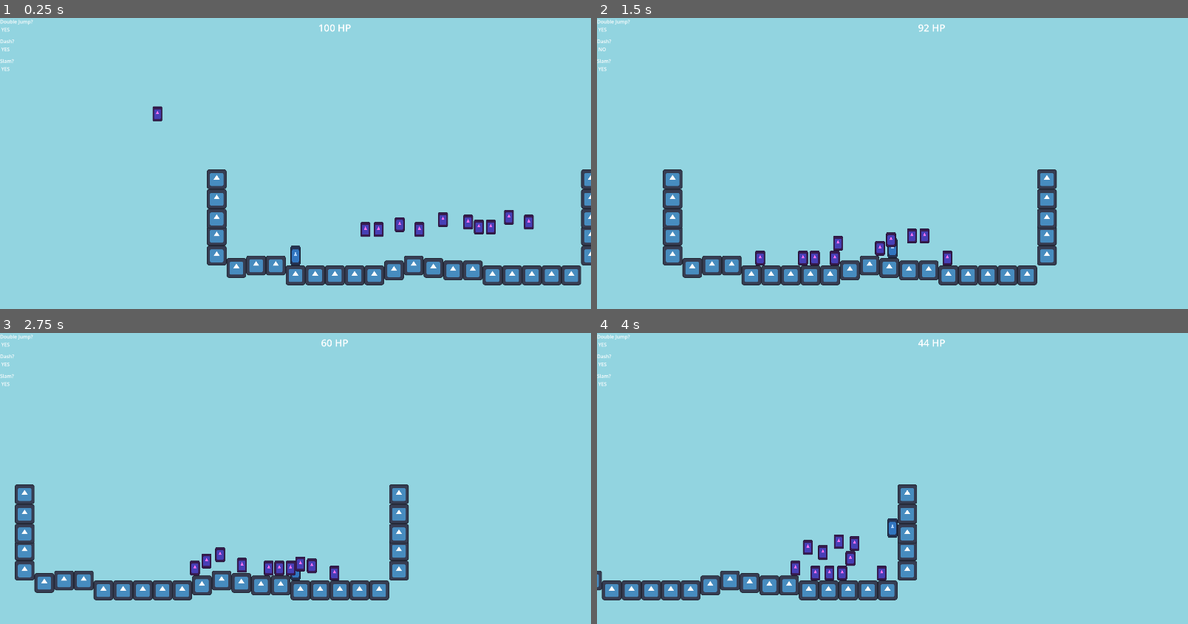
Above: before the commit, frames 1-4 (two rows, left to right).
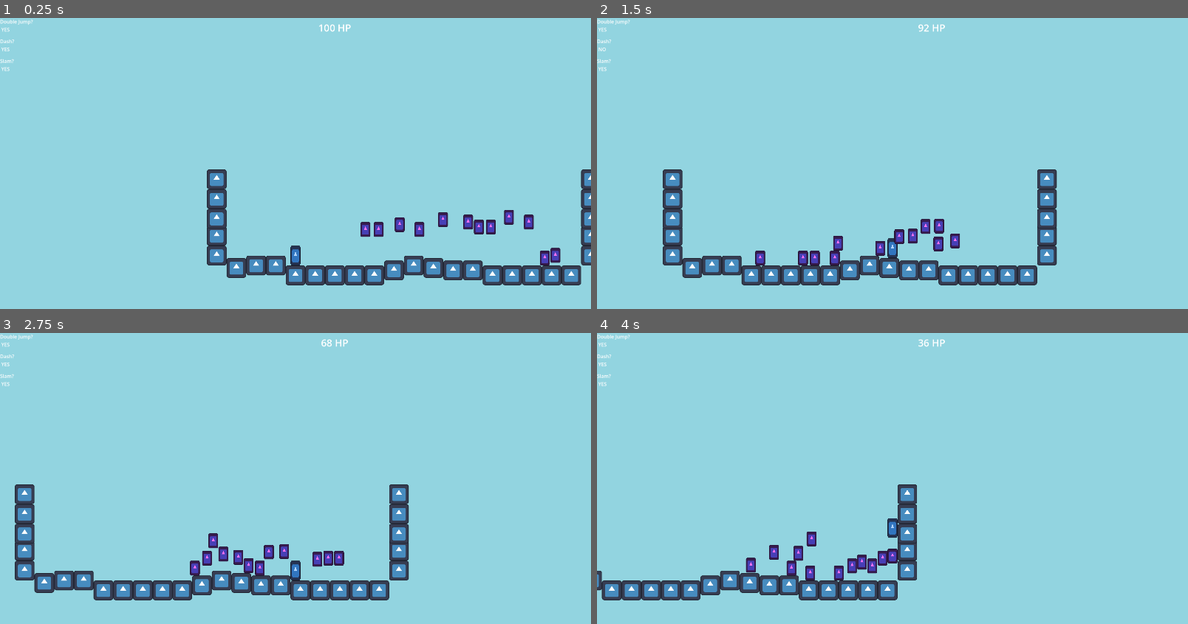
Above: after the commit, the same moments.

Repository: HeroHunterIguess/untitled-wip-game
Game: Godot game, scene res://scenes/worlds/test_scene.tscn
Two runs of this game, one before a commit and one after it. Both use one fixed random seed, a clock stepped at 60 frames per second and the inputs below. This scene is started directly instead of the project's main scene. The engine's default icon, where the game draws it, is replaced by a stand-in: a white triangle on a blue panel in a dark square.
Inputs (mouse positions are in pixels of both pictures, inside the frame that each line leads up to):
- Up to frame 1 (0.25 s): no input
- Up to frame 2 (1.5 s): move the mouse to (1022, 166) at 0.52 s; hold D (right) from 0.53 s (still down); tap E (air_freeze) at 0.6 s; tap Space (double jump) at 0.77 s; move the mouse to (774, 201) at 1.27 s; tap Shift (dash) at 1.35 s
- Up to frame 3 (2.75 s): tap Space (double jump) at 1.52 s; move the mouse to (354, 426) at 2.02 s; release D (right) at 2.03 s; hold A (left) from 2.03 s (still down); right-click (354, 426) at 2.1 s
- Up to frame 4 (4 s): move the mouse to (862, 565) at 2.77 s; release A (left) at 2.78 s; hold D (right) from 2.78 s (still down); tap F (ground_slam) at 2.85 s; tap Space (double jump) at 3.02, 3.77 s; move the mouse to (1069, 548) at 3.52 s; click (1069, 548) at 3.6 s

The runs differ from the first frame. In frame 1, 0.3% of the frame differs, in the area x 25-95%, y 30-86%; in frame 2, 0.7%; in frame 3, 1.4%; in frame 4, 1.6%, in the area x 25-57%, y 2-86%.

Commit message:
bruh idek

Diff:
--- a/scenes/worlds/forest_world.tscn
+++ b/scenes/worlds/forest_world.tscn
@@ -6,7 +6,7 @@
 [ext_resource type="PackedScene" uid="uid://c1ndh4e5hiqgc" path="res://scenes/ui.tscn" id="3_v521s"]
 
 [sub_resource type="RectangleShape2D" id="RectangleShape2D_caik2"]
-size = Vector2(3904, 80)
+size = Vector2(4000, 80)
 
 [sub_resource type="RectangleShape2D" id="RectangleShape2D_kqbx0"]
 size = Vector2(216, 10)
@@ -30,7 +30,7 @@
 collision_mask = 3
 
 [node name="CollisionShape2D" type="CollisionShape2D" parent="StaticBody2D" unique_id=922903905]
-position = Vector2(1952, 616)
+position = Vector2(2000, 616)
 shape = SubResource("RectangleShape2D_caik2")
 
 [node name="CollisionShape2D2" type="CollisionShape2D" parent="StaticBody2D" unique_id=5935330]
@@ -48,8 +48,8 @@
 [node name="temp textures" type="Node" parent="." unique_id=1490719101]
 
 [node name="PlainColor" type="Sprite2D" parent="temp textures" unique_id=1303076728]
-position = Vector2(1951.9999, 616)
-scale = Vector2(4.8799996, 0.09999999)
+position = Vector2(2000, 616)
+scale = Vector2(5, 0.09999999)
 texture = ExtResource("1_i0gcf")
 
 [node name="PlainColor2" type="Sprite2D" parent="temp textures" unique_id=1947189449]
--- a/scripts/autoloads/data.gd
+++ b/scripts/autoloads/data.gd
@@ -13,4 +13,4 @@
 var has_dash = true
 var has_ground_slam = true
 var has_grenade = false
-var max_jumps = 2
+var max_jumps = 299
--- a/scripts/game/game_control.gd
+++ b/scripts/game/game_control.gd
@@ -2,6 +2,9 @@
 
 var start_time = Time.get_unix_time_from_system()-20
 var game_running = true
+var round_bonus_time = 0
+
+var rng = RandomNumberGenerator.new()
 
 const enemy_preload = preload("res://scenes/enemy types/basic_enemy.tscn")
 
@@ -16,8 +19,20 @@
 			var enemy = enemy_preload.instantiate()
 			add_child(enemy)
 			var screen_width = get_viewport().size.x
+			var left_location = $player.global_position.x-screen_width-50
+			var right_location = $player.global_position.x+screen_width+50
 
+			# spawn enemy off screen and vary random distance to have minimal overlap bugs
+			if left_location < 0:
+				enemy.global_position.x = right_location + rng.randi_range(0, 48)
+			if right_location > 4000:
+				enemy.global_position.x = left_location - rng.randi_range(0, 48)
 
+			# set y to a value close to ground
+			enemy.global_position.y = 500
 
 		# wait arbitrary amount of time then spawn more
-		await get_tree().create_timer(5).timeout
+		await get_tree().create_timer(5+round_bonus_time).timeout
+
+		# add extra time for each round bc there will be more enemies
+		round_bonus_time += 0.15
--- a/scripts/objects/health_pickup.gd
+++ b/scripts/objects/health_pickup.gd
@@ -1,6 +1,10 @@
 extends Area2D
 
 const HEALING = 5
+
+func _ready():
+	print("i am health pickup and i exist")
+	print(self.global_position)
 
 func _on_area_entered(area: Area2D) -> void:
 	if area.is_in_group("player"):
